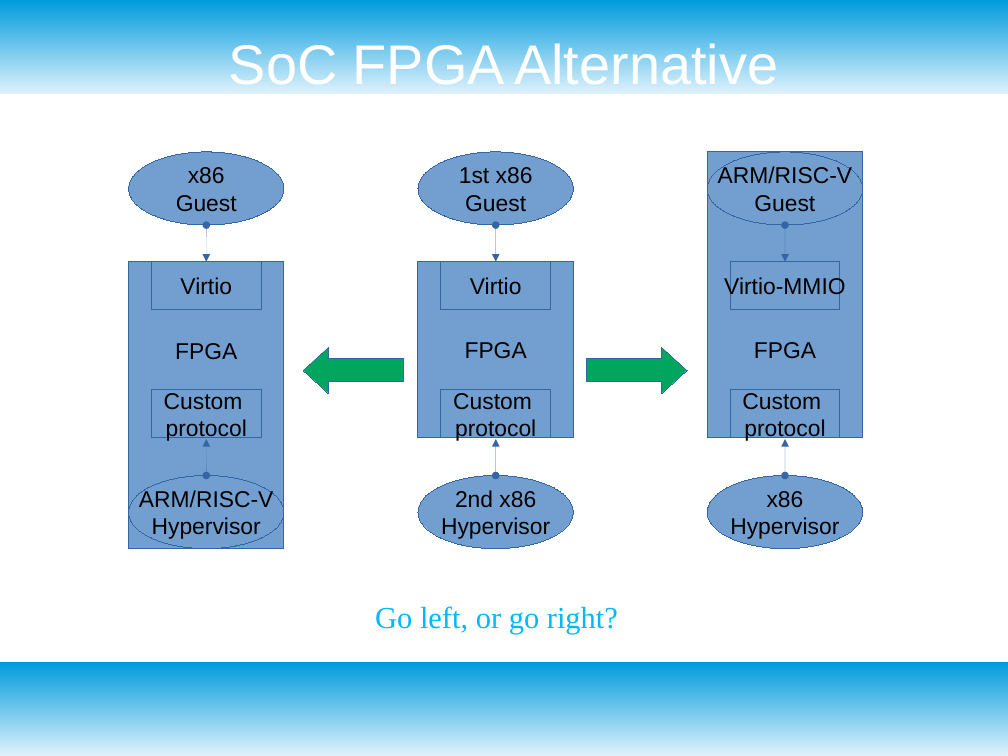
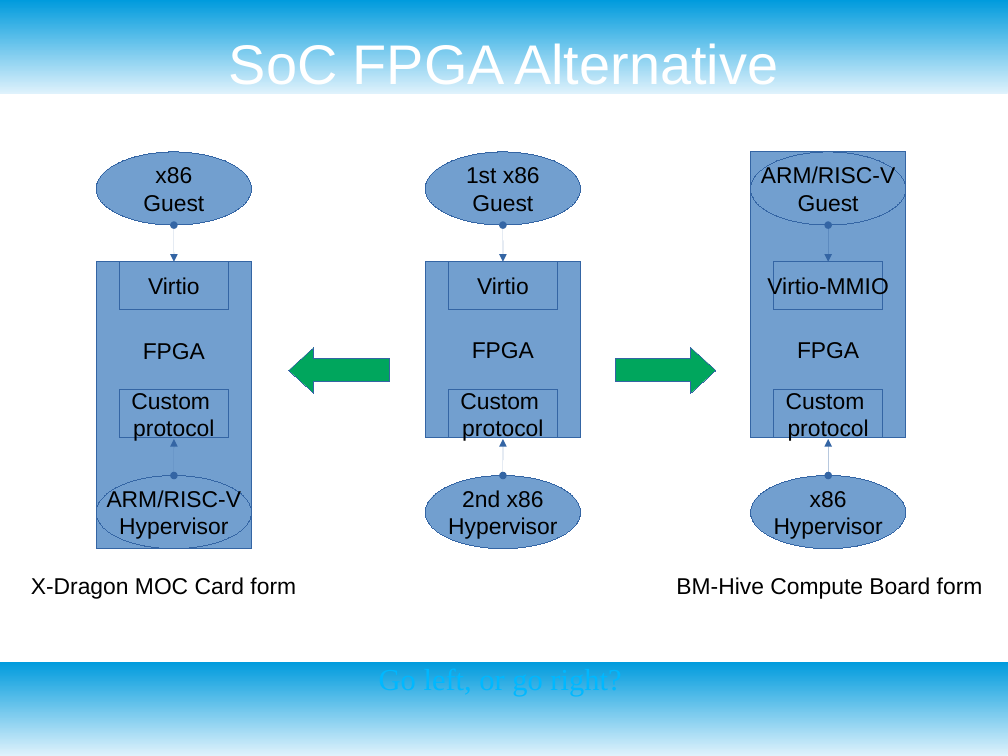
Before and after one commit to RSPwFPGAs/virtio-fpga-bridge, a slide deck: slide 5 of doc/virio-fpga-bridge.odp. Drawn at 1008x756 pixels with LibreOffice and Linux fonts; fonts in the diff are those of the drawing. Boxes give left, top, right and bottom in pixels: in the first picture for what was removed or moved away, otherwise in the second. Text is boxed around its words. In the diff, an @@ line names an element or a change of style, - is before the commit and + after.

```diff
--- a/doc/virio-fpga-bridge.odp
+++ b/doc/virio-fpga-bridge.odp
@@ left arrow: place and size @@
-left arrow at (303, 348, 403, 393)
+left arrow at (289, 348, 390, 393)
@@ left arrow: place and size @@
-left arrow at (586, 348, 687, 393)
+left arrow at (616, 348, 716, 393)
@@ 3 rectangles, 2 ellipses, 2 double arrows: place and size @@
-3 rectangles, 2 ellipses, 2 double arrows at (129, 152, 284, 549)
+3 rectangles, 2 ellipses, 2 double arrows at (96, 152, 252, 549)
@@ 3 rectangles, 2 ellipses, 2 double arrows: place and size @@
-3 rectangles, 2 ellipses, 2 double arrows at (418, 152, 574, 549)
+3 rectangles, 2 ellipses, 2 double arrows at (425, 152, 581, 549)
@@ 3 rectangles, 2 ellipses, 2 double arrows: place and size @@
-3 rectangles, 2 ellipses, 2 double arrows at (708, 152, 863, 549)
+3 rectangles, 2 ellipses, 2 double arrows at (751, 152, 906, 549)
@@ text added at (31, 577, 296, 599), 18 pt, text #000000 @@
+X-Dragon MOC Card form
@@ text added at (676, 577, 983, 599), 18 pt, text #000000 @@
+BM-Hive Compute Board form
@@ text "Go left, or go right?" rewrapped from (375, 606, 618, 635) to (379, 691, 621, 696) @@
```
Also in this commit, not shown: 1 other slide changed, 3 other files.
